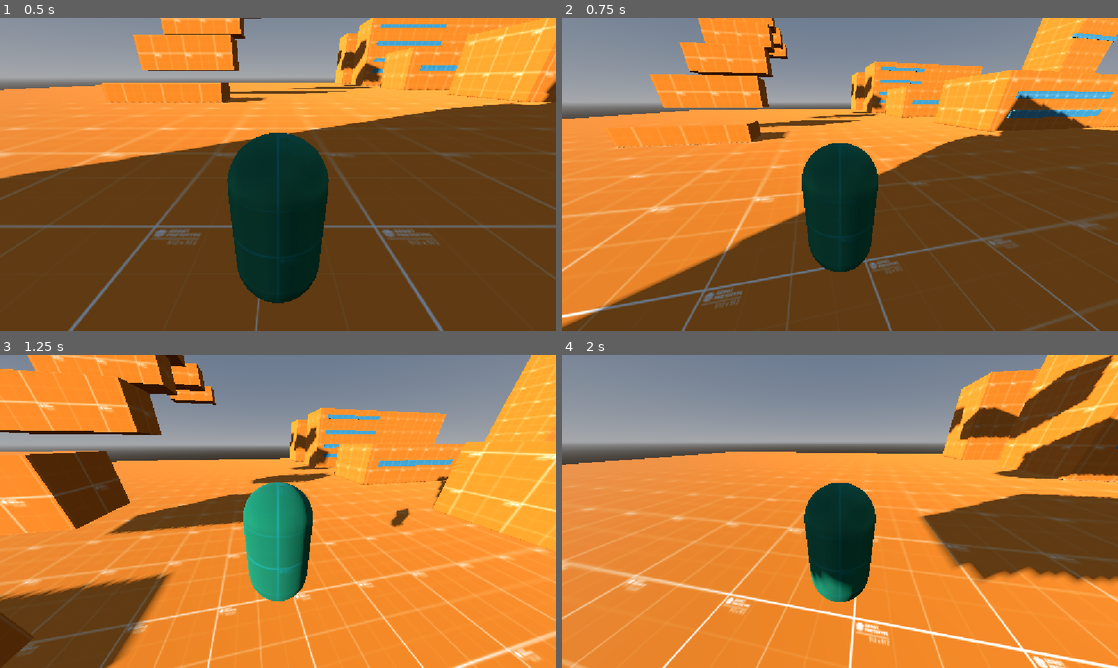
Above: before the commit, frames 1-4 (two rows, left to right).
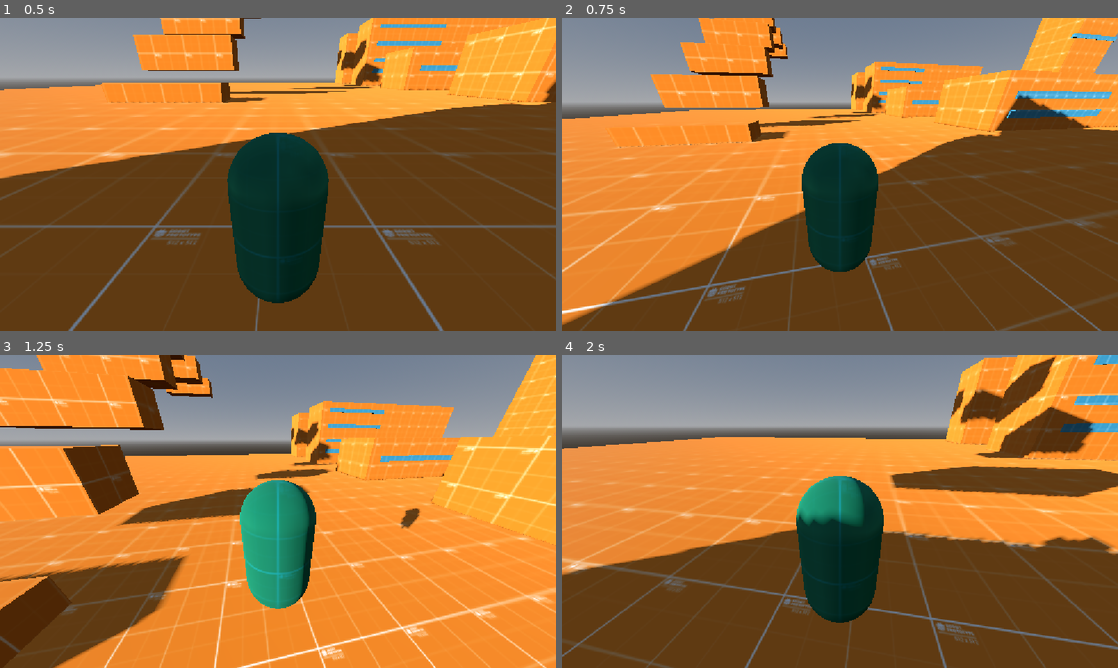
Above: after the commit, the same moments.

Repository: MauroMelender/ProtoProyectGensaku
Game: Godot game, scene res://Test Folder 0.1/escena_testeo.tscn
Same seed, same stepped clock (60 frames per second), same inputs: the game is played once before the commit and once after it.
Inputs (mouse positions are in pixels of both pictures, inside the frame that each line leads up to):
- Up to frame 1 (0.5 s): no input
- Up to frame 2 (0.75 s): tap Enter (ui_accept) at 0.5 s; move the mouse to (867, 174) at 0.52 s; hold W (ui_up) from 0.53 s (still down); tap Q (dash) at 0.6 s
- Up to frame 3 (1.25 s): keep holding W (ui_up); tap Enter (ui_accept) at 0.77 s
- Up to frame 4 (2 s): keep holding W (ui_up); move the mouse to (812, 511) at 1.27 s; tap Q (dash) at 1.35 s; tap Enter (ui_accept) at 1.52 s

Frame 1 is identical in both runs. In frame 2, 4.7% of the frame differs, in the area x 0-100%, y 0-100%; in frame 3, 26%; in frame 4, 60%.

Commit message:
Mejora de la inercia para el sistema de dash

Diff:
--- a/Test Folder 0.1/Player/player.gd
+++ b/Test Folder 0.1/Player/player.gd
@@ -6,7 +6,7 @@
 @export var SPEED: float = 8.0
 @export var ACCEL: float = 20.0
 @export var FRICTION: float = 30.0
-@export var AIR_CONTROL: float = 8.0 # Control horizontal en aire
+@export var AIR_CONTROL: float = 6.0 # Control horizontal en aire
 @export var MOMENTUM_DECAY: float = 6.0 # Velocidad a la que se pierde el exceso de inercia (Dash/WallRun)
 @export var JUMP_VELOCITY: float = 6.0
 @export var MAX_JUMPS: int = 2
@@ -125,25 +125,34 @@
 	var current_h_vel := Vector3(velocity.x, 0, velocity.z)
 	var speed_len := current_h_vel.length()
 
-	if is_on_floor():
-		if direction != Vector3.ZERO:
-			if speed_len > SPEED:
-				var target_vel = direction * SPEED
-				velocity.x = move_toward(velocity.x, target_vel.x, MOMENTUM_DECAY * delta)
-				velocity.z = move_toward(velocity.z, target_vel.z, MOMENTUM_DECAY * delta)
+	# --- GESTIÓN DE INERCIA Y DASH CONTROLADO ---
+	if speed_len > SPEED:
+		if is_on_floor():
+			# En el suelo: Reduce el exceso de velocidad progresivamente hasta SPEED
+			var target_h_vel = current_h_vel.normalized() * SPEED
+			velocity.x = move_toward(velocity.x, target_h_vel.x, MOMENTUM_DECAY * 1.5 * delta)
+			velocity.z = move_toward(velocity.z, target_h_vel.z, MOMENTUM_DECAY * 1.5 * delta)
+		else:
+			# En el aire: Permite redirigir un poco la trayectoria sin perder el impulso bruscamente
+			if direction != Vector3.ZERO:
+				# Suaviza el cambio de dirección en aire para que no "patine" hacia los lados
+				var blended_dir = lerp(current_h_vel.normalized(), direction, AIR_CONTROL * 0.5 * delta).normalized()
+				velocity.x = blended_dir.x * move_toward(speed_len, SPEED, MOMENTUM_DECAY * 0.8 * delta)
+				velocity.z = blended_dir.z * move_toward(speed_len, SPEED, MOMENTUM_DECAY * 0.8 * delta)
 			else:
+				velocity.x = move_toward(velocity.x, 0, MOMENTUM_DECAY * 0.5 * delta)
+				velocity.z = move_toward(velocity.z, 0, MOMENTUM_DECAY * 0.5 * delta)
+	else:
+		# Movimiento normal estándar cuando vas a velocidad base o menor
+		if is_on_floor():
+			if direction != Vector3.ZERO:
 				velocity.x = move_toward(velocity.x, direction.x * SPEED, ACCEL * delta)
 				velocity.z = move_toward(velocity.z, direction.z * SPEED, ACCEL * delta)
+			else:
+				velocity.x = move_toward(velocity.x, 0, FRICTION * delta)
+				velocity.z = move_toward(velocity.z, 0, FRICTION * delta)
 		else:
-			velocity.x = move_toward(velocity.x, 0, FRICTION * delta)
-			velocity.z = move_toward(velocity.z, 0, FRICTION * delta)
-	else:
-		if direction != Vector3.ZERO:
-			if speed_len > SPEED:
-				var blended_dir = lerp(current_h_vel.normalized(), direction, AIR_CONTROL * delta).normalized()
-				velocity.x = blended_dir.x * speed_len
-				velocity.z = blended_dir.z * speed_len
-			else:
+			if direction != Vector3.ZERO:
 				velocity.x = move_toward(velocity.x, direction.x * SPEED, AIR_CONTROL * delta)
 				velocity.z = move_toward(velocity.z, direction.z * SPEED, AIR_CONTROL * delta)
 
